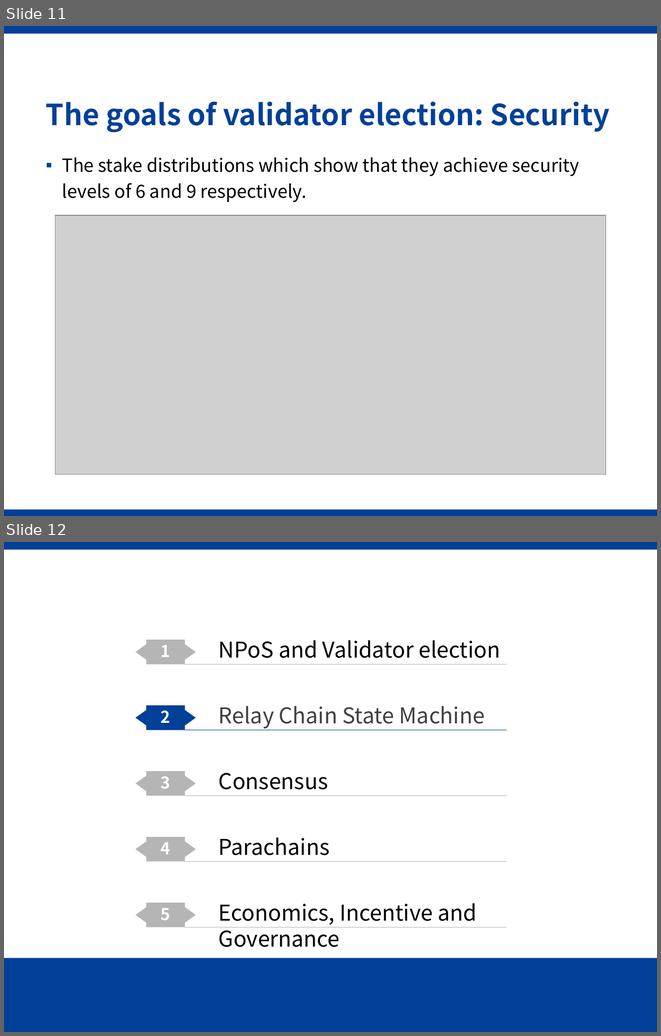
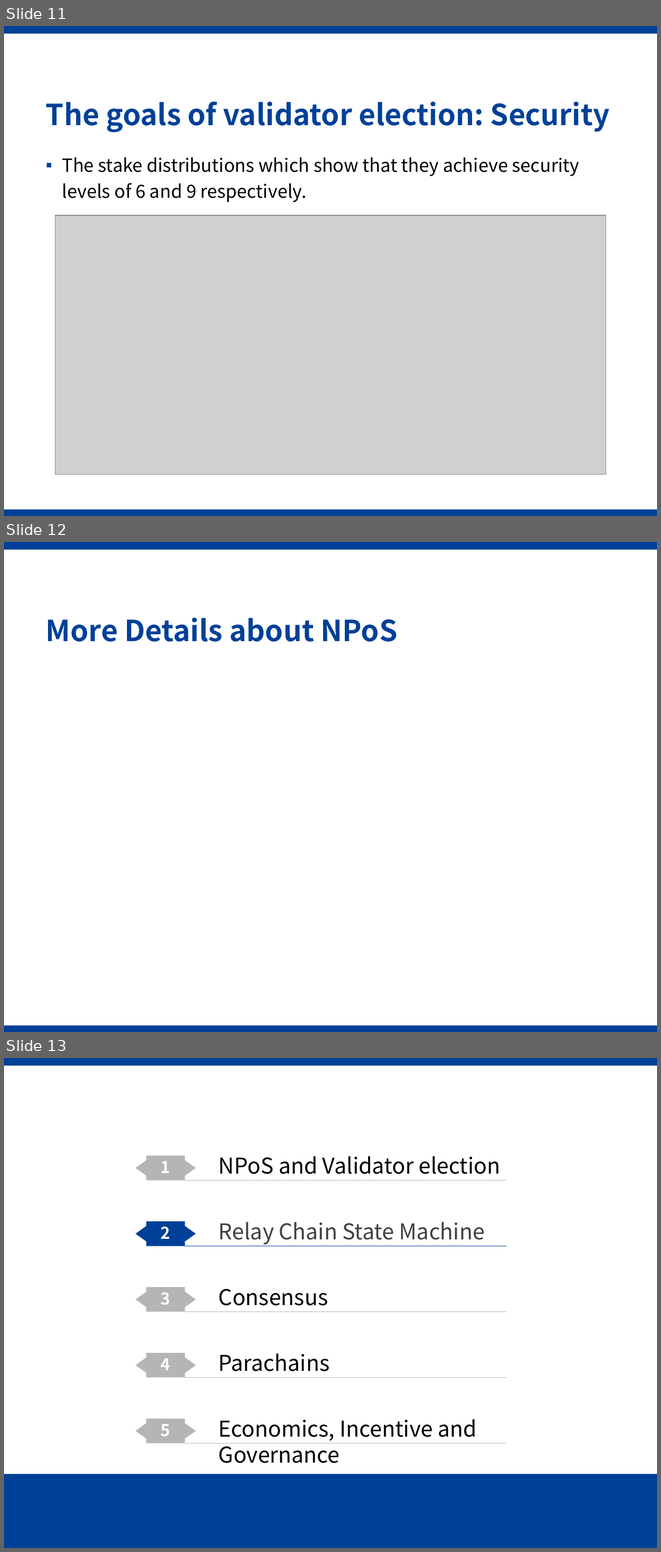
Before and after one commit to Voidkai/Polkadot, a slide deck: PPT/Polkadot-PPT.pptx. Shown one above the other, each under a label of ours: slides 11 and 12 before the commit, slides 11, 12 and 13 after it. The pictures are 661x1036 and 661x1552 pixels, drawn with LibreOffice and Linux fonts; fonts in the diff are those of the drawing; grey boxes stand for pictures; background and template pictures are left out. Boxes give left, top, right and bottom in pixels: in the first picture for what was removed or moved away, otherwise in the second. Text is boxed around its words. In the diff, an @@ line names an element or a change of style, - is before the commit and + after.

```diff
--- a/PPT/Polkadot-PPT.pptx
+++ b/PPT/Polkadot-PPT.pptx
@@ slide 12 added at (4, 542, 657, 1032), background #FFFFFF; not listed: 2 template elements that a slide beside it also shows @@
@@ title added at (46, 617, 398, 642), 32 pt, text #004098, bold @@
+More Details about NPoS
@@ what was slide 12 is now slide 13 @@
```
Also in this commit, not shown: 3 slides changed.
